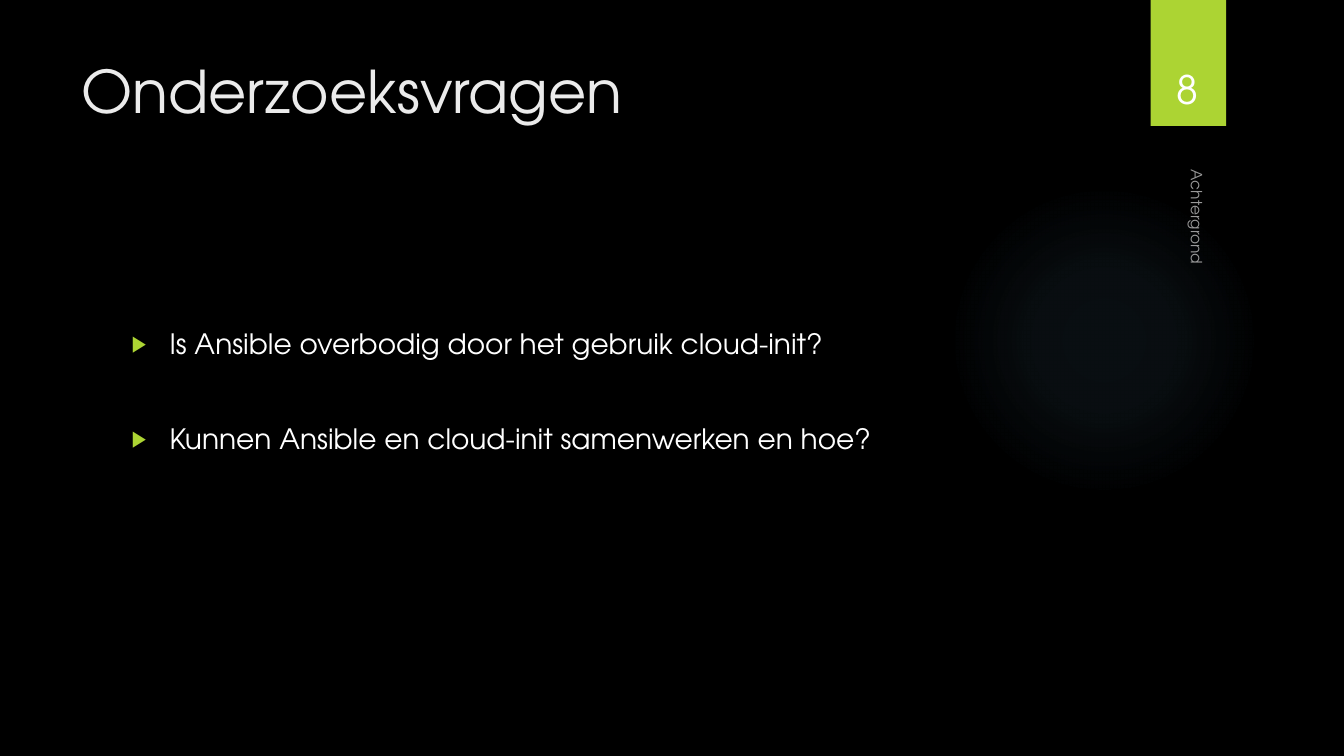
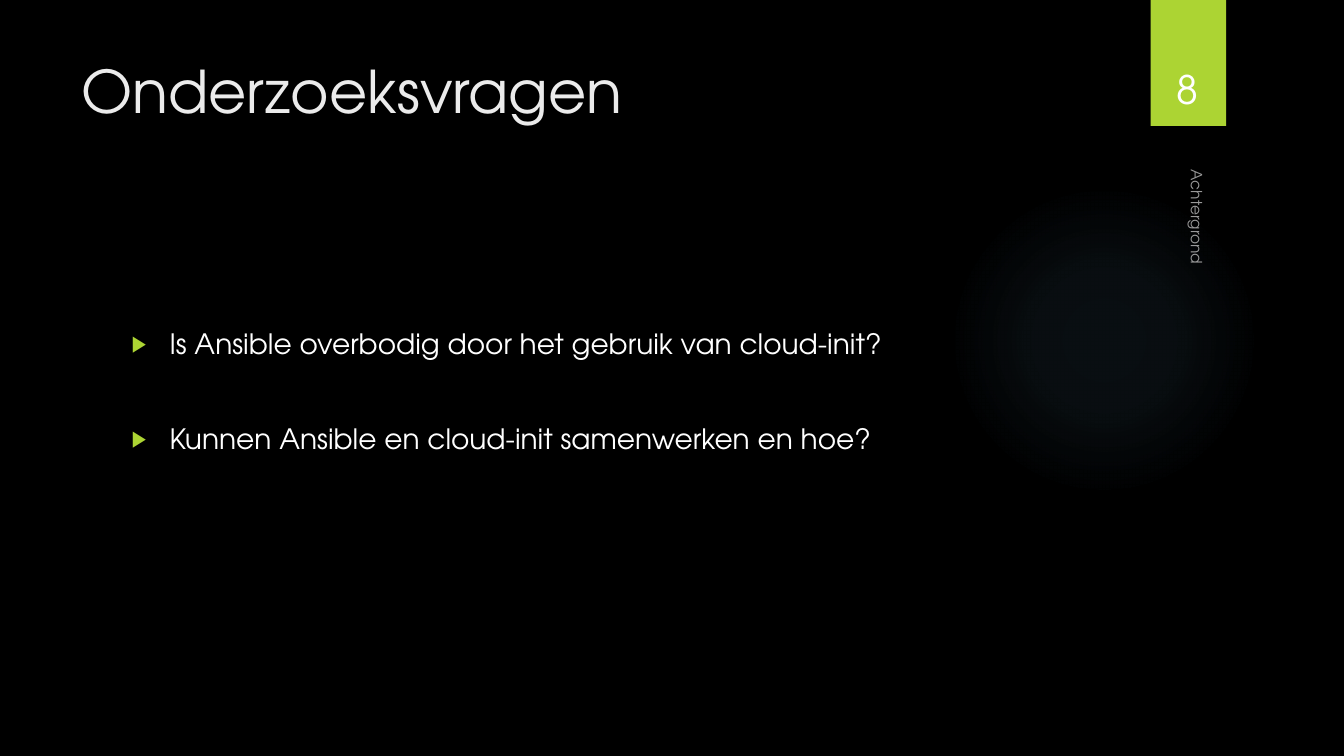
Before and after one commit to MaartenDeS/bachelorproef, a slide deck: slide 8 of presentatie/presentatie.pptx. Drawn at 1344x756 pixels with LibreOffice and Linux fonts; fonts in the diff are those of the drawing; background and template pictures are left out. Boxes give left, top, right and bottom in pixels: in the first picture for what was removed or moved away, otherwise in the second. Text is boxed around its words. In the diff, an @@ line names an element or a change of style, - is before the commit and + after.

```diff
--- a/presentatie/presentatie.pptx
+++ b/presentatie/presentatie.pptx
@@ text at [170, 333, 882, 360]: text changed @@
-▶ Is Ansible overbodig door het gebruik cloud-init?
+▶ Is Ansible overbodig door het gebruik van cloud-init?
```
Also in this commit, not shown: 25 other slides changed, 12 slides added, 1 slide removed.
